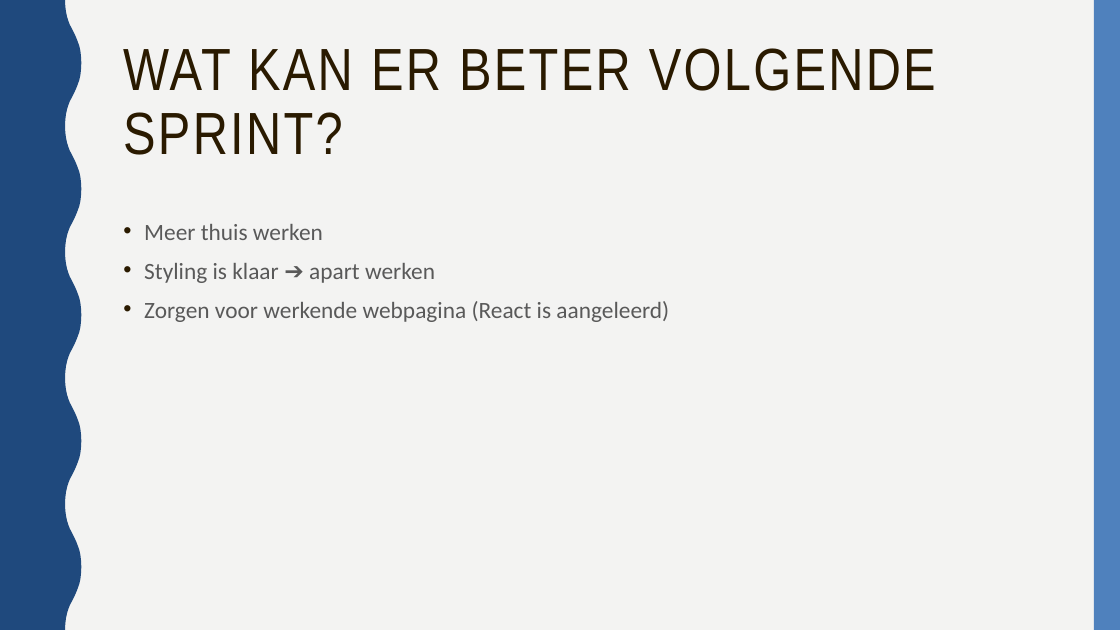
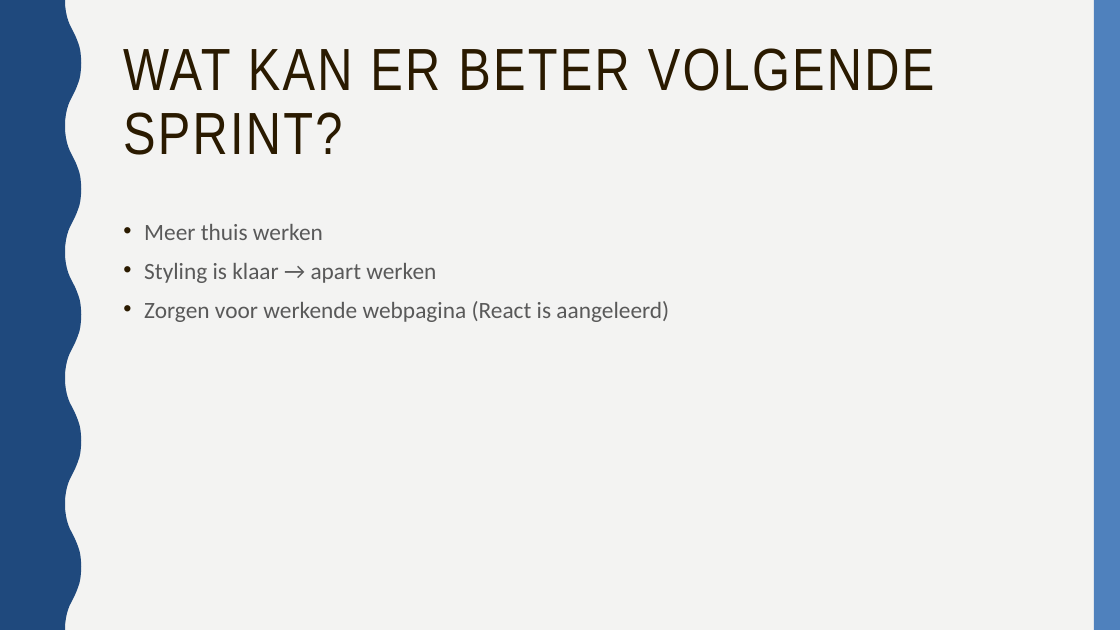
Before and after one commit to KevinD25/BBsnap, a slide deck: slide 6 of doc/presentatie oktober.pptx (slide 5 before the commit). Drawn at 1120x630 pixels with LibreOffice and Linux fonts; fonts in the diff are those of the drawing. Boxes give left, top, right and bottom in pixels: in the first picture for what was removed or moved away, otherwise in the second. Text is boxed around its words. In the diff, an @@ line names an element or a change of style, - is before the commit and + after.

Commit message:
added slide

```diff
--- a/doc/presentatie oktober.pptx
+++ b/doc/presentatie oktober.pptx
@@ text "WAT KAN ER BETER VOLGENDE ..." at [123, 48, 934, 155]: letter spacing 2 to 1.9 pt @@
@@ text at [144, 263, 436, 283]: text changed @@
-• Styling is klaar ➔ apart werken
+• Styling is klaar → apart werken
```
Also in this commit, not shown: 9 other slides changed, 1 slide added.
